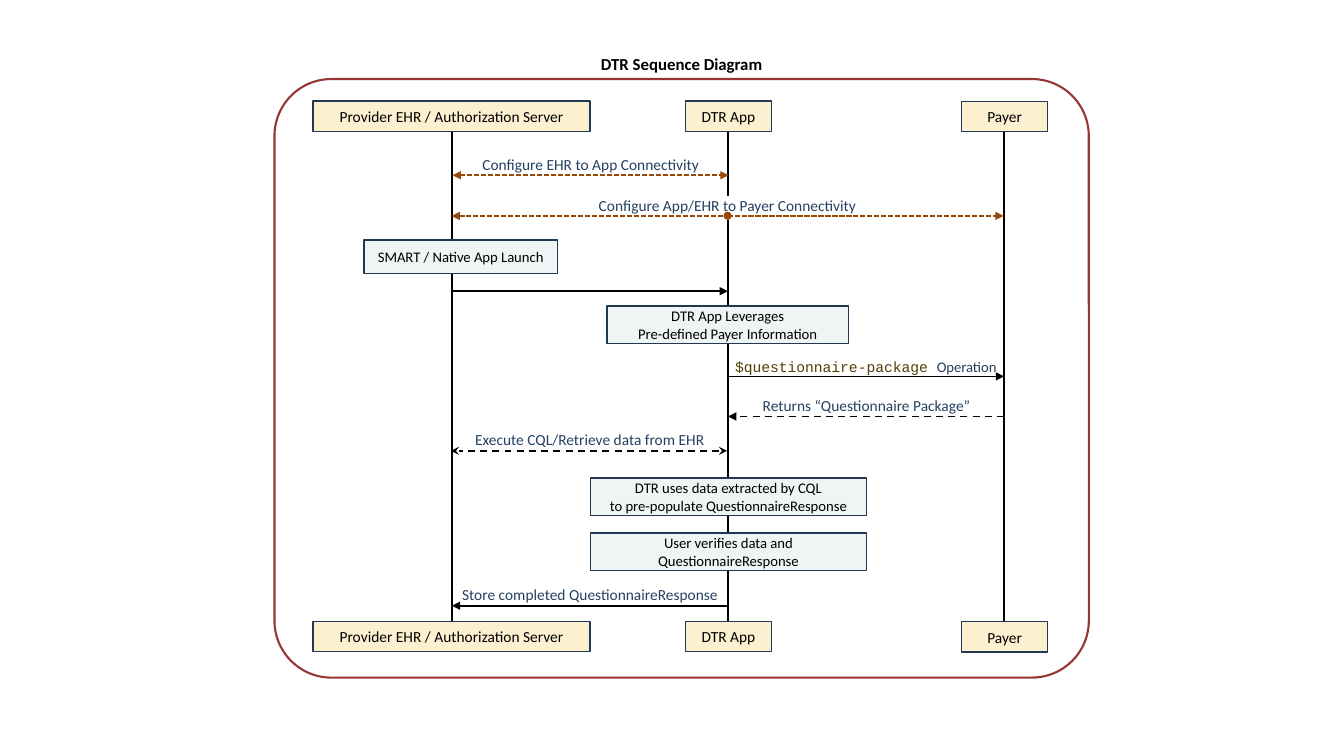
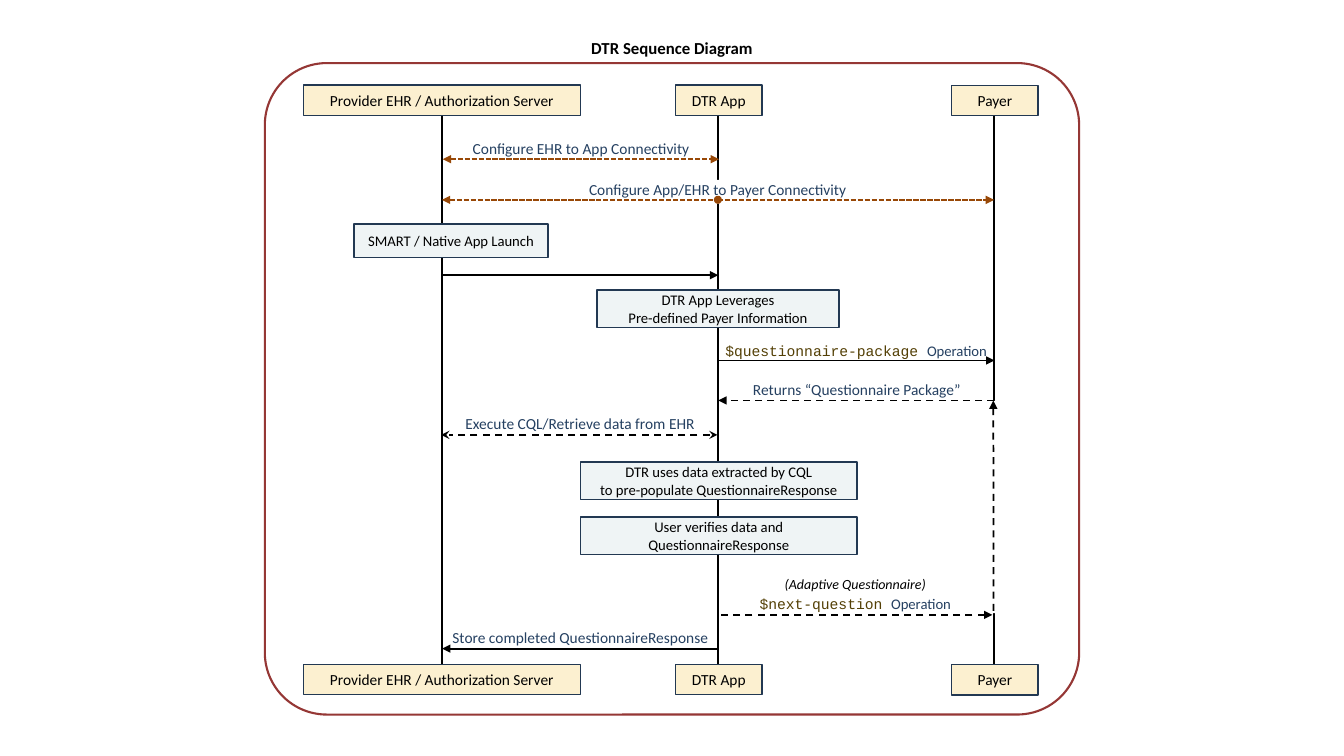
Before and after one commit to HL7/davinci-dtr, a slide deck: slide 2 of input/images-source/CRD_DTR_Flow.pptx. Drawn at 1344x756 pixels with LibreOffice and Linux fonts; fonts in the diff are those of the drawing. Boxes give left, top, right and bottom in pixels: in the first picture for what was removed or moved away, otherwise in the second. Text is boxed around its words. In the diff, an @@ line names an element or a change of style, - is before the commit and + after.

```diff
--- a/input/images-source/CRD_DTR_Flow.pptx
+++ b/input/images-source/CRD_DTR_Flow.pptx
@@ rounded rectangle: place and size @@
-rounded rectangle at [274, 79, 1089, 678]
+rounded rectangle at [265, 64, 1080, 715]
@@ line moved from (452, 131) - (452, 641) to (442, 116) - (442, 665) @@
@@ line moved from (728, 131) - (728, 641) to (718, 116) - (718, 665) @@
@@ line moved from (1004, 132) - (1004, 642) to (994, 116) - (994, 665) @@
@@ 7 rectangles, 6 texts, 5 arrows, 2 double arrows, 1 ellipse: place and size @@
-7 rectangles, 6 texts, 5 arrows, 2 double arrows, 1 ellipse at [314, 58, 1049, 571]
+7 rectangles, 6 texts, 5 arrows, 2 double arrows, 1 ellipse at [303, 42, 1038, 555]
@@ rectangle added at [981, 401, 1009, 613], fill #FFFFFF @@
@@ arrow added from (994, 613) to (993, 400), #000000 1.25 pt dashed @@
@@ text added at [760, 598, 951, 612], 10.5 pt, text #533F05 @@
+$next-question Operation
@@ text added at [785, 579, 926, 592], 10 pt, text #000000, italic @@
+(Adaptive Questionnaire)
@@ text "Store completed QuestionnaireResponse": place and size @@
-text "Store completed QuestionnaireResponse" at [462, 589, 718, 603]
+text "Store completed QuestionnaireResponse" at [452, 632, 708, 646]
@@ arrow added from (717, 615) to (993, 615), #000000 1.25 pt dashed @@
@@ arrow moved from (452, 606) - (728, 606) to (443, 649) - (719, 649) @@
@@ 3 rectangles: place and size @@
-3 rectangles at [314, 622, 1049, 652]
+3 rectangles at [303, 664, 1038, 695]
```
Also in this commit, not shown: 1 slide added.
